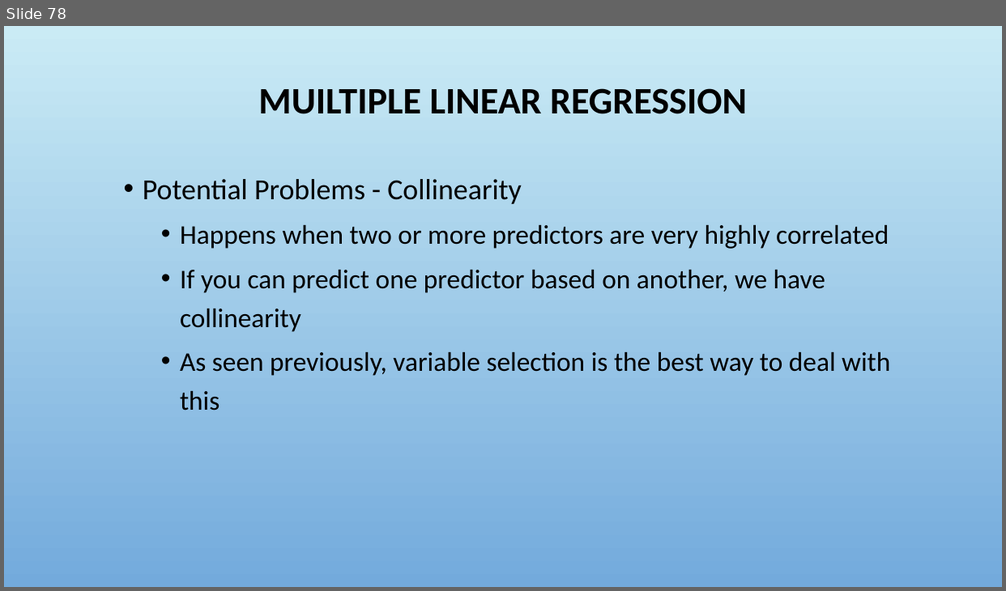
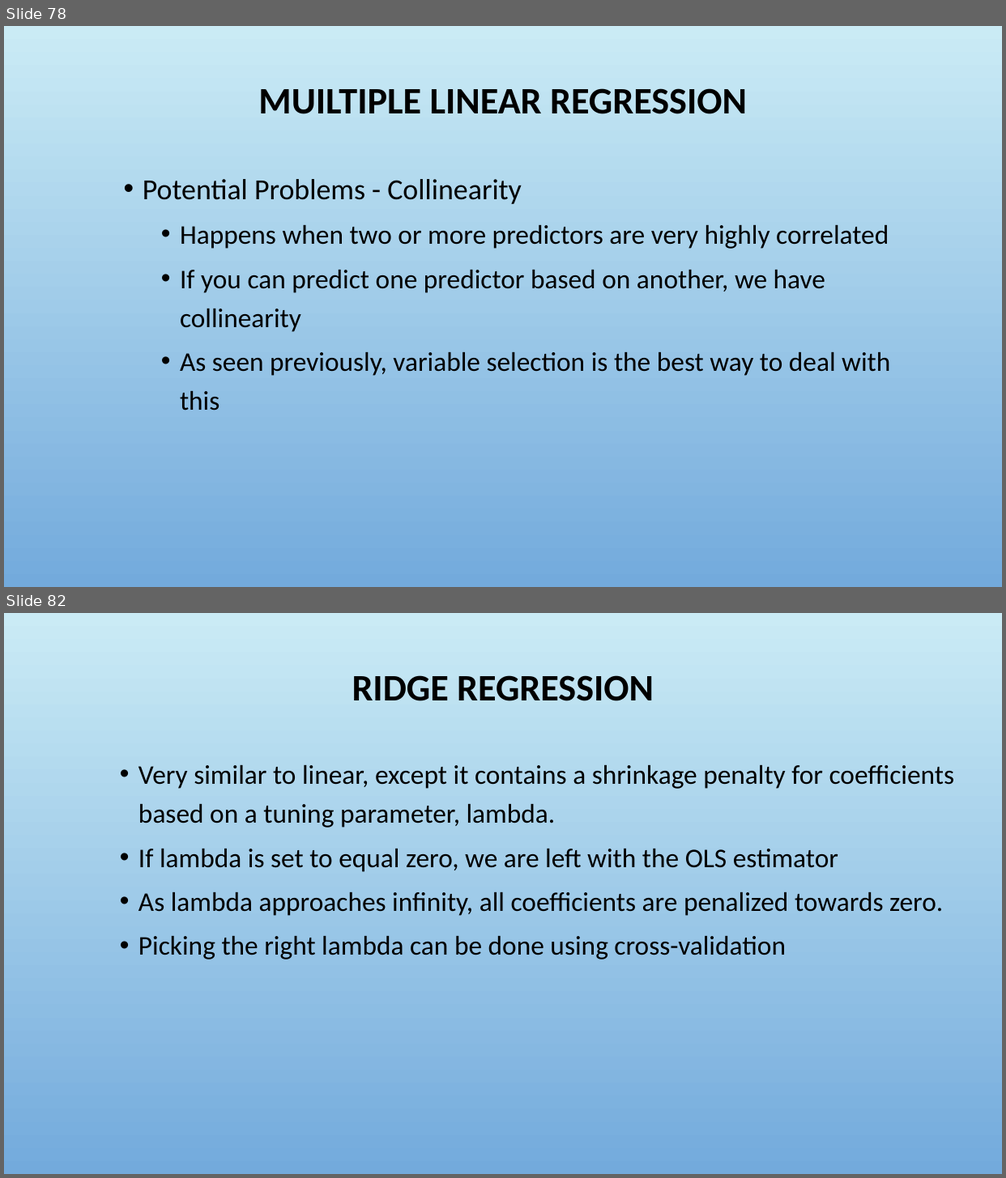
Before and after one commit to fredhutchio/intro-machine-learning, a slide deck: 3. Regression.pptx. Shown one above the other, each under a label of ours: slide 78 before the commit, slides 78 and 82 after it; the slides between them are not shown. The pictures are 1006x591 and 1006x1178 pixels, drawn with LibreOffice and Linux fonts; fonts in the diff are those of the drawing; background and template pictures are left out. Boxes give left, top, right and bottom in pixels: in the first picture for what was removed or moved away, otherwise in the second. Text is boxed around its words. In the diff, an @@ line names an element or a change of style, - is before the commit and + after.

```diff
--- a/3. Regression.pptx
+++ b/3. Regression.pptx
@@ slide 82 added at box(4, 613, 1002, 1174), background picture (left out) @@
@@ title added at box(352, 675, 654, 701), 36 pt, text #000000, bold @@
+RIDGE REGRESSION
@@ text added at box(138, 765, 955, 960), 26 pt, text #000000 @@
+    • Very similar to linear, except it contains a shrinkage penalty for coefficients based on a tuning parameter, lambda.
+    • If lambda is set to equal zero, we are left with the OLS estimator
+    • As lambda approaches infinity, all coefficients are penalized towards zero.
+    • Picking the right lambda can be done using cross-validation
```
Also in this commit, not shown: 2 slides changed, 10 other slides added, 1 other file.
